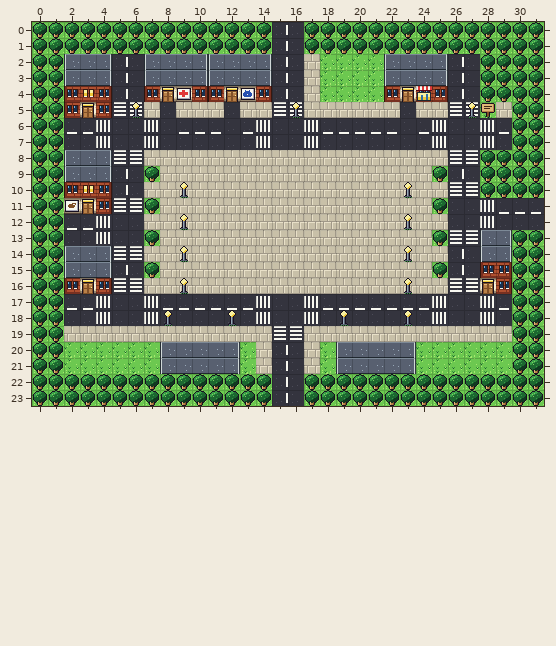
Tiled map (JSON) -- fight-radar.com/arena/maps/esquina.tmj. Above, as it was before the edit.
Cells are 16x16 px. Shown: x 0..31, y 0..23.
New version:
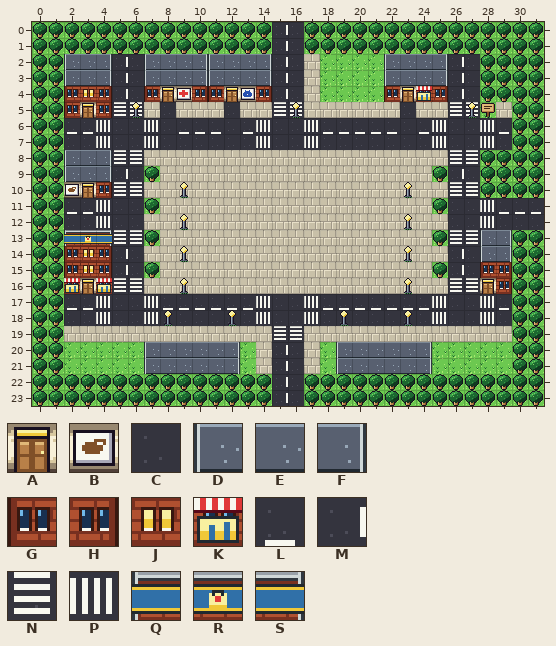
Key: from "fr_tileset": A 141, B 153, C 183, D 186, E 187, F 188, G 189, H 191, J 192, K 193, L 197, M 198, N 199, P 200, Q 209, R 210, S 211.
_ is an empty cell, # one hidden under a higher layer.
The edit:
{"where": "layer \"suelo\""}
{"y":10,"x":5,"old":"MC","new":"NN"}
{"y":11,"x":2,"old":"###NN","new":"LLPCC"}
{"y":12,"x":2,"old":"LL","new":"CC"}
{"y":13,"x":2,"old":"CCPCC","new":"###NN"}
{"y":14,"x":5,"old":"NN","new":"MC"}
{"where": "layer \"encima\""}
{"y":10,"x":2,"old":"GJ","new":"BA"}
{"y":11,"x":2,"old":"BAH","new":"___"}
{"y":13,"x":2,"old":"___","new":"QRS"}
{"y":14,"x":2,"old":"DEF","new":"GJH"}
{"y":15,"x":2,"old":"DEF","new":"GJH"}
{"y":16,"x":2,"old":"G","new":"K"}
{"y":16,"x":4,"old":"H","new":"K"}
{"y":20,"x":7,"old":"_D","new":"DE"}
{"y":20,"x":23,"old":"F_","new":"EF"}
{"y":21,"x":7,"old":"_D","new":"DE"}
{"y":21,"x":23,"old":"F_","new":"EF"}
